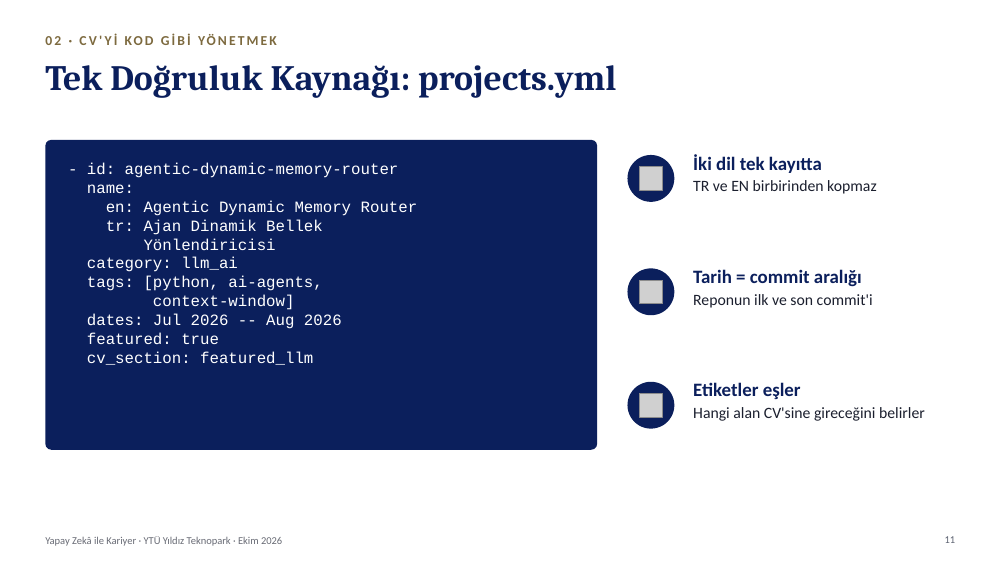
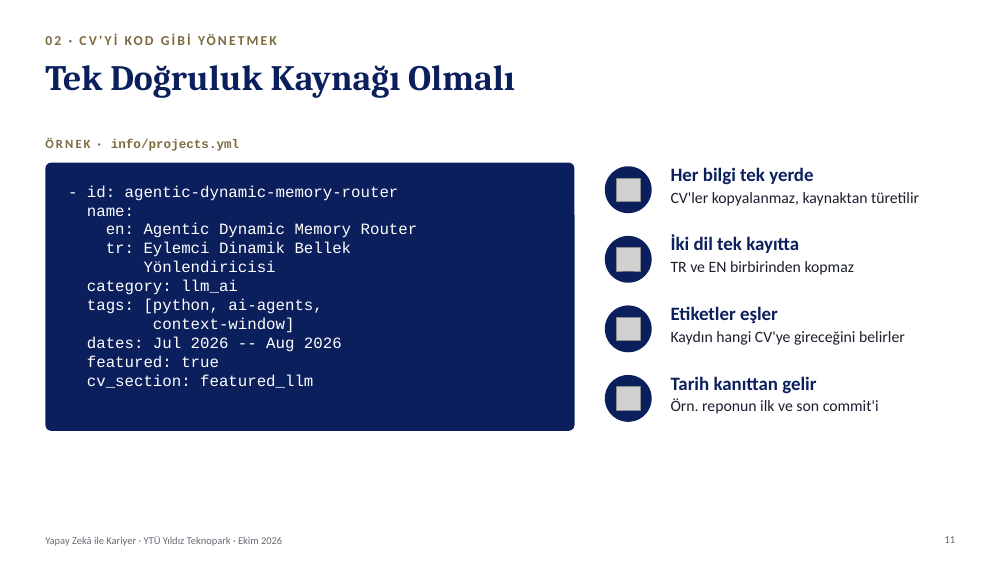
Before and after one commit to kaayra2000/kurslar, a slide deck: slide 11 of sunum/sunum.pptx. Drawn at 1008x567 pixels with LibreOffice and Linux fonts; fonts in the diff are those of the drawing; grey boxes stand for pictures; background and template pictures are left out. Boxes give left, top, right and bottom in pixels: in the first picture for what was removed or moved away, otherwise in the second. Text is boxed around its words. In the diff, an @@ line names an element or a change of style, - is before the commit and + after.

```diff
--- a/sunum/sunum.pptx
+++ b/sunum/sunum.pptx
@@ title at <box>45,65,515,98</box>: text changed @@
-Tek Doğruluk Kaynağı: projects.yml
+Tek Doğruluk Kaynağı Olmalı
@@ text added at <box>111,139,239,151</box>, 12 pt, text #7D6A3F, bold @@
+ÖRNEK · info/projects.yml
@@ rounded rectangle: place and size @@
-rounded rectangle at <box>45,140,597,450</box>
+rounded rectangle at <box>45,163,575,431</box>
@@ rounded rectangle at <box>45,163,575,431</box>: proportions changed @@
@@ ellipse: place and size @@
-ellipse at <box>628,155,675,202</box>
+ellipse at <box>605,166,652,213</box>
@@ picture added at <box>616,178,640,201</box> @@
@@ text added at <box>671,167,919,206</box>, 15 pt, text #1B1F2E @@
+Her bilgi tek yerde
+CV'ler kopyalanmaz, kaynaktan türetilir
@@ text "- id: agentic-dynamic-memory-router": place and size @@
-text "- id: agentic-dynamic-memory-router" at <box>87,162,418,365</box>
+text "- id: agentic-dynamic-memory-router" at <box>87,185,418,388</box>
@@ ellipse: place and size @@
-ellipse at <box>628,268,675,315</box>
+ellipse at <box>605,236,652,283</box>
@@ text "İki dil tek kayıtta": place and size @@
-text "İki dil tek kayıtta" at <box>693,154,877,194</box>
+text "İki dil tek kayıtta" at <box>671,235,855,275</box>
@@ text at <box>106,242,352,257</box>: text changed @@
-tr: Ajan Dinamik Bellek
+tr: Eylemci Dinamik Bellek
@@ picture: place and size @@
-picture at <box>640,167,663,191</box>
+picture at <box>616,247,640,271</box>
@@ ellipse added at <box>605,306,652,352</box>, fill #0B1F5C @@
@@ picture: place and size @@
-picture at <box>640,394,663,417</box>
+picture at <box>616,318,640,341</box>
@@ text "Etiketler eşler": place and size @@
-text "Etiketler eşler" at <box>693,382,925,421</box>
+text "Etiketler eşler" at <box>671,306,905,345</box>
@@ text at <box>671,331,905,345</box>: text changed @@
-Hangi alan CV'sine gireceğini belirler
+Kaydın hangi CV'ye gireceğini belirler
@@ ellipse: place and size @@
-ellipse at <box>628,382,675,429</box>
+ellipse at <box>605,375,652,422</box>
@@ picture: place and size @@
-picture at <box>640,281,663,304</box>
+picture at <box>616,387,640,411</box>
@@ text at <box>671,376,879,414</box>: text changed @@
-Tarih = commit aralığı
-Reponun ilk ve son commit'i
+Tarih kanıttan gelir
+Örn. reponun ilk ve son commit'i
```
Also in this commit, not shown: 12 other slides changed, 1 slide added, 1 slide removed, 4 other files.
